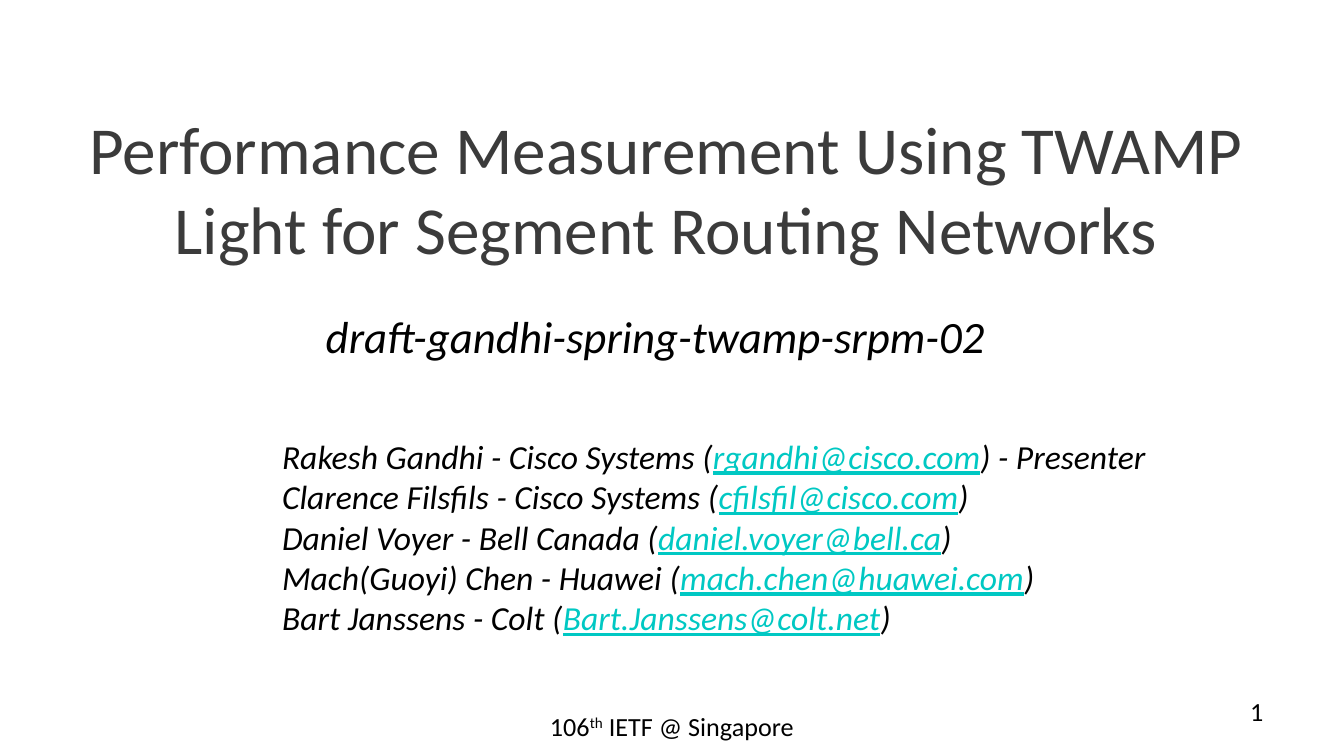
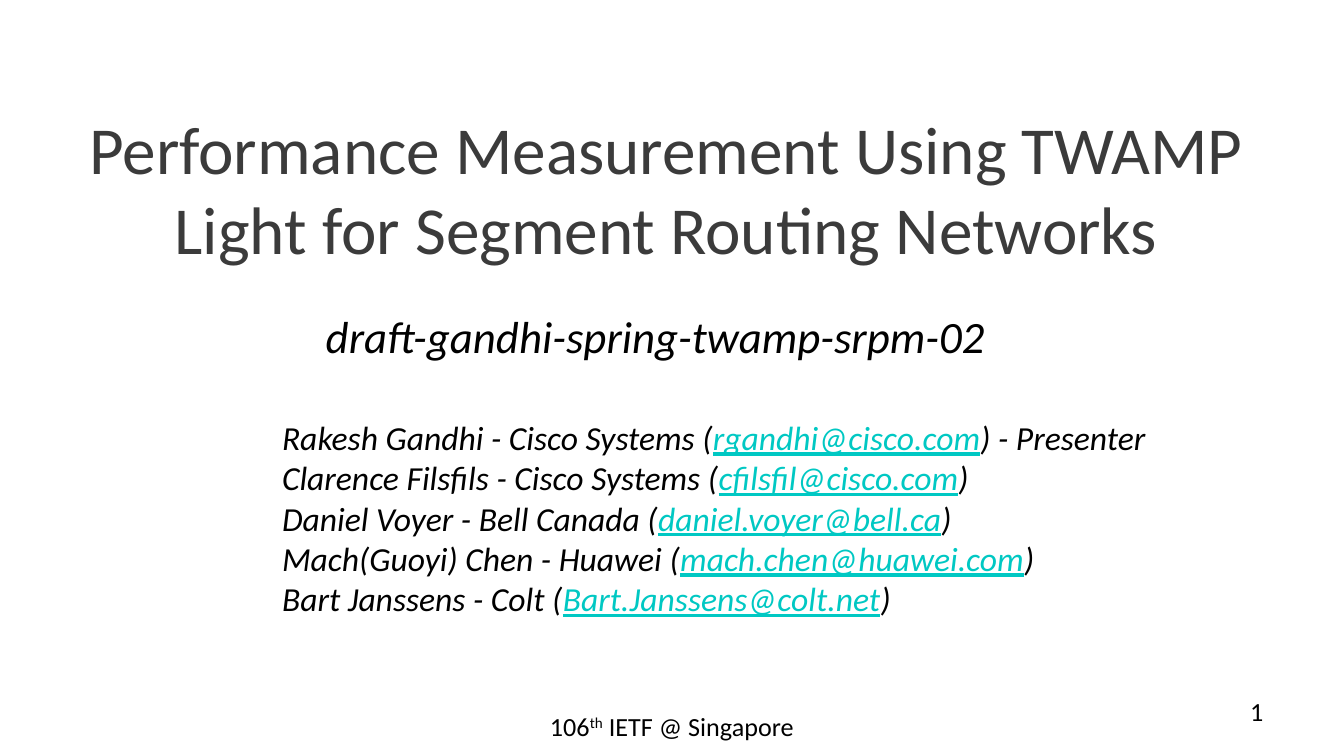
Before and after one commit to rakgandhi/ietf-slides, a slide deck: slide 1 of draft-gandhi-spring-twamp-srpm-02.pptx. Drawn at 1344x756 pixels with LibreOffice and Linux fonts; fonts in the diff are those of the drawing. Boxes give left, top, right and bottom in pixels: in the first picture for what was removed or moved away, otherwise in the second. Text is boxed around its words. In the diff, an @@ line names an element or a change of style, - is before the commit and + after.

```diff
--- a/draft-gandhi-spring-twamp-srpm-02.pptx
+++ b/draft-gandhi-spring-twamp-srpm-02.pptx
@@ text "Rakesh Gandhi - Cisco Systems ...": place and size @@
-text "Rakesh Gandhi - Cisco Systems ..." at <box>282,444,1145,636</box>
+text "Rakesh Gandhi - Cisco Systems ..." at <box>282,425,1145,617</box>
```
Also in this commit, not shown: 3 other slides changed, 3 slides added.
